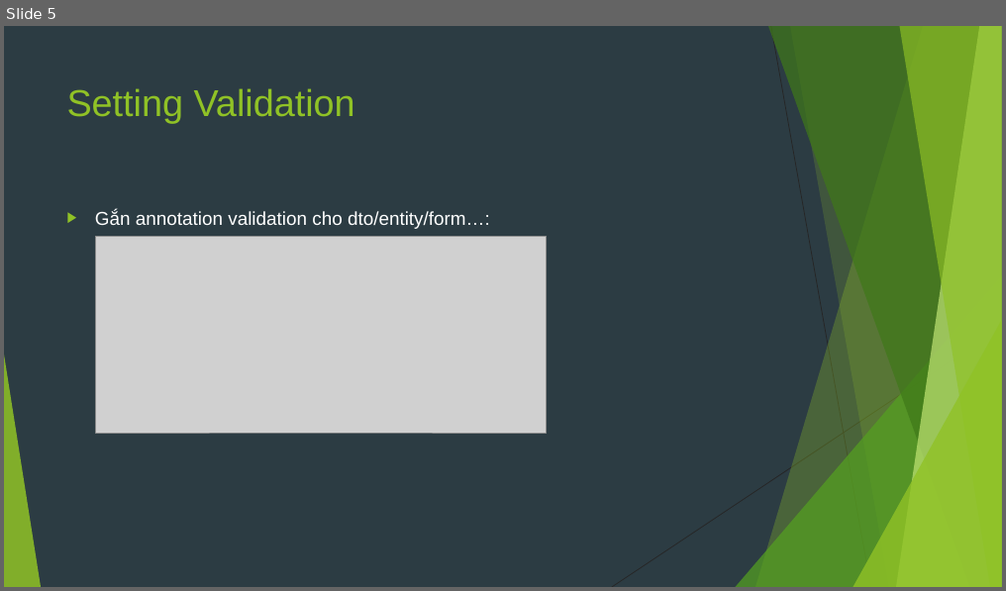
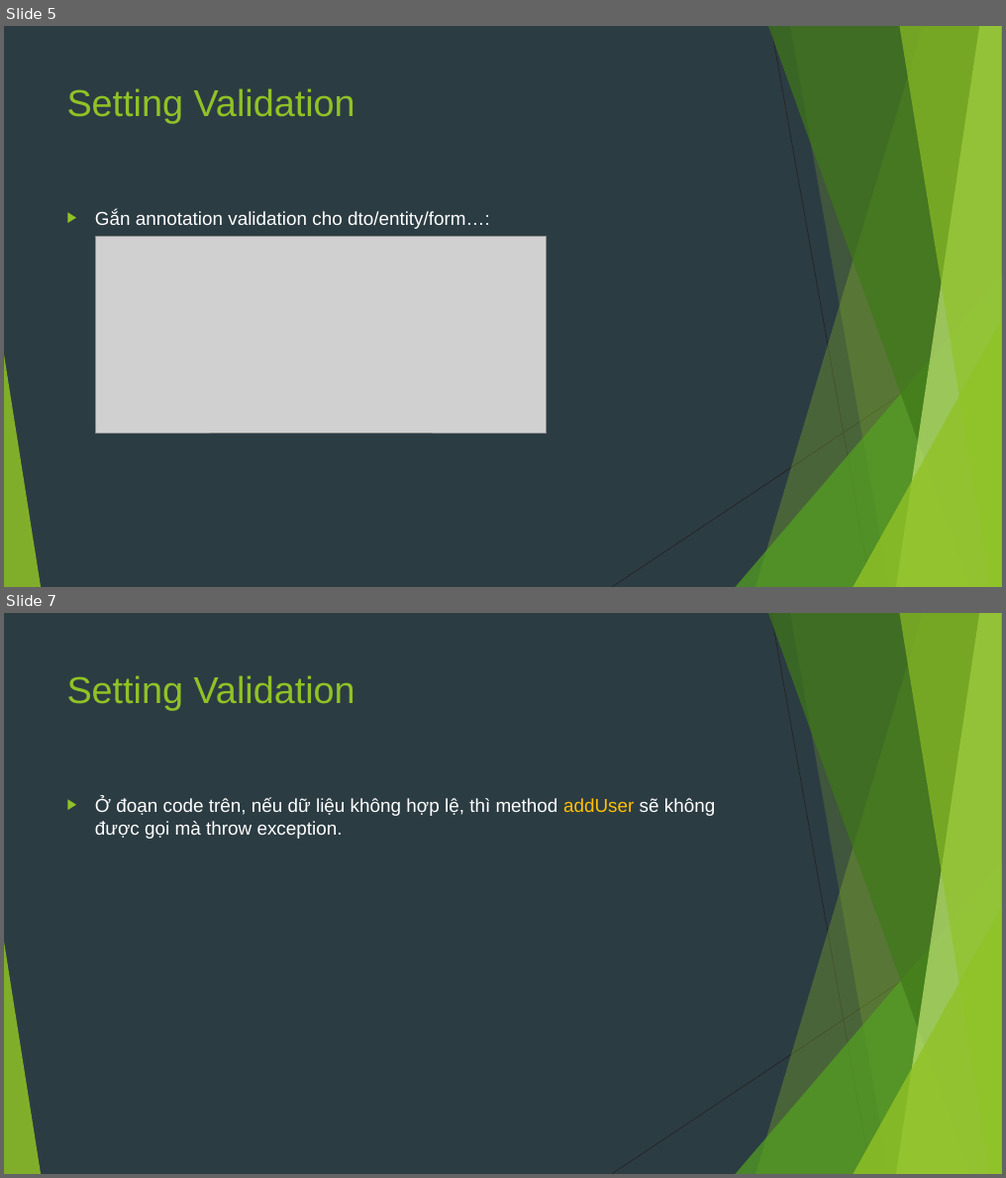
Before and after one commit to sobbingwind/SpringBoot, a slide deck: 08.Spring Validation.pptx. Shown one above the other, each under a label of ours: slide 5 before the commit, slides 5 and 7 after it; the slides between them are not shown. The pictures are 1006x591 and 1006x1178 pixels, drawn with LibreOffice and Linux fonts; fonts in the diff are those of the drawing; grey boxes stand for pictures. Boxes give left, top, right and bottom in pixels: in the first picture for what was removed or moved away, otherwise in the second. Text is boxed around its words. In the diff, an @@ line names an element or a change of style, - is before the commit and + after.

```diff
--- a/08.Spring Validation.pptx
+++ b/08.Spring Validation.pptx
@@ slide 7 added at (x1=4, y1=613, x2=1002, y2=1174), background #2C3C43; not listed: 10 template elements that a slide beside it also shows @@
@@ title added at (x1=67, y1=675, x2=355, y2=711), 36 pt, text #90C226 @@
+Setting Validation
@@ text added at (x1=95, y1=797, x2=715, y2=839), 18 pt, text #FFFFFF @@
+▶ Ở đoạn code trên, nếu dữ liệu không hợp lệ, thì method addUser sẽ không được gọi mà throw exception.
```
Also in this commit, not shown: 4 slides changed, 3 other slides added, 1 slide removed.
